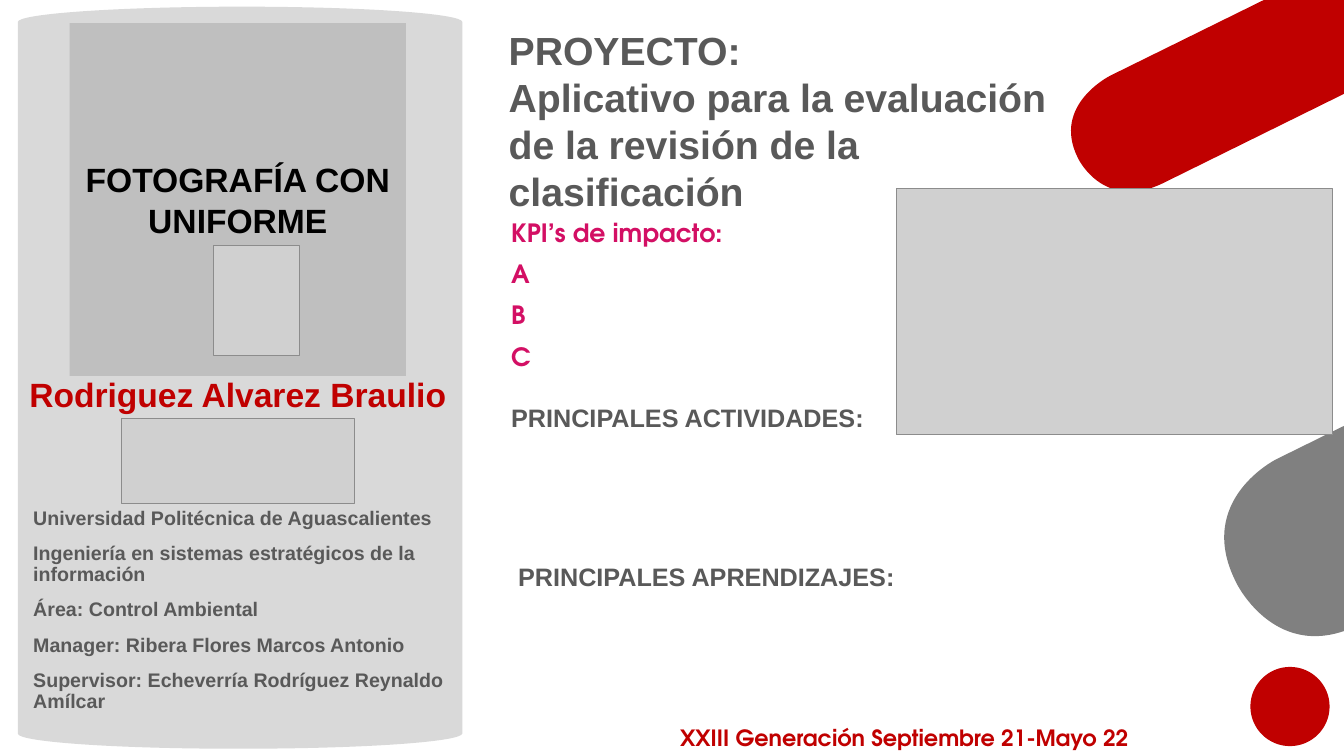
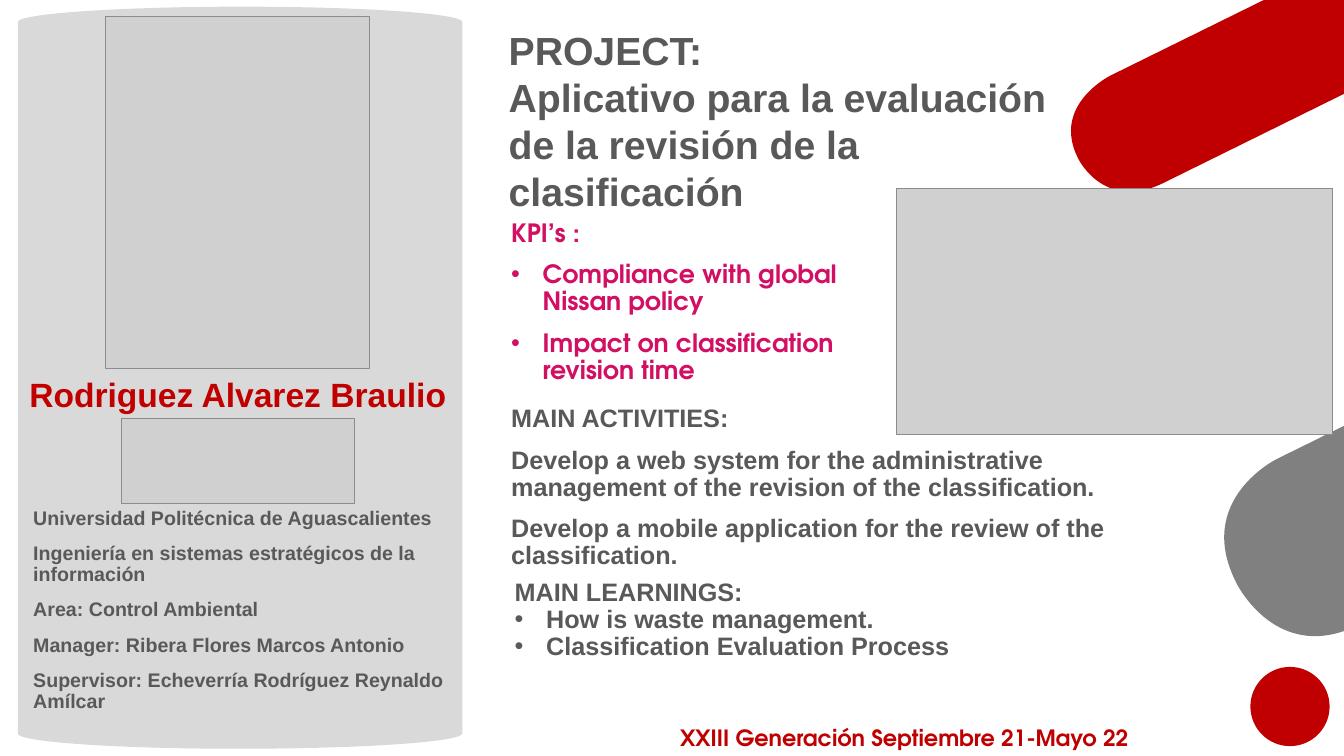
Before and after one commit to Brauliorg23/Sistema-de-control-ambiental, a slide deck: slide 1 of base datos/TEMPLATE 2021.pptx. Drawn at 1344x756 pixels with LibreOffice and Linux fonts; fonts in the diff are those of the drawing; grey boxes stand for pictures; background and template pictures are left out. Boxes give left, top, right and bottom in pixels: in the first picture for what was removed or moved away, otherwise in the second. Text is boxed around its words. In the diff, an @@ line names an element or a change of style, - is before the commit and + after.

```diff
--- a/base datos/TEMPLATE 2021.pptx
+++ b/base datos/TEMPLATE 2021.pptx
@@ rectangle removed at bbox=[70, 23, 406, 376] @@
-FOTOGRAFÍA CON UNIFORME
@@ picture added at bbox=[106, 16, 370, 369] @@
@@ text at bbox=[509, 37, 703, 66]: text changed @@
-PROYECTO:
+PROJECT:
@@ text at bbox=[511, 223, 836, 380]: text changed @@
-KPI’s de impacto:
-A
-B
-C
+KPI’s :
+• Compliance with global Nissan policy
+• Impact on classification revision time
@@ picture removed at bbox=[214, 245, 300, 356] @@
@@ text at bbox=[511, 409, 1104, 564]: text changed @@
-PRINCIPALES ACTIVIDADES:
+MAIN ACTIVITIES:
+Develop a web system for the administrative management of the revision of the classification.
+Develop a mobile application for the review of the classification.
@@ text at bbox=[515, 583, 949, 655]: text changed @@
-PRINCIPALES APRENDIZAJES:
+MAIN LEARNINGS:
+• How is waste management.
+• Classification Evaluation Process
@@ text at bbox=[33, 602, 258, 616]: text changed @@
-Área: Control Ambiental
+Area: Control Ambiental
```
Also in this commit, not shown: 3 slides added, 3 slides removed, 17 other files.
